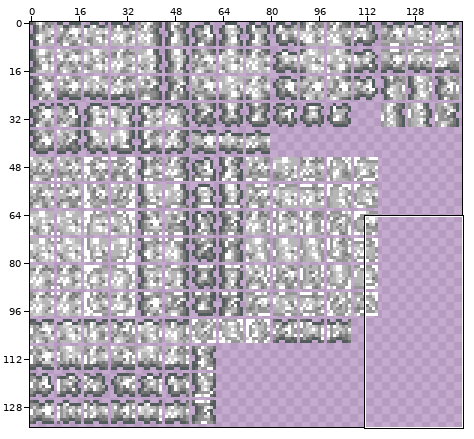
Sprite sheet, stored at Tiles/Riven/Quartz.png. Above, an overview of the earlier version with the close-up marked.
Close-up. Before:
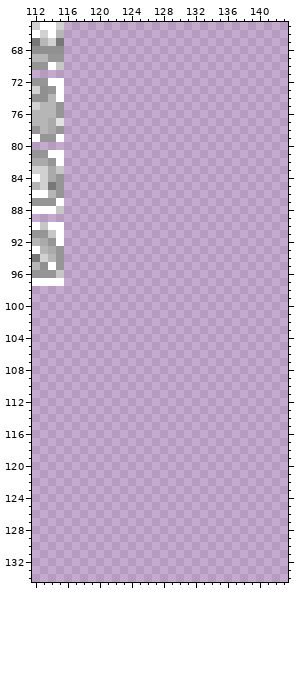
The file is 288x270 pixels, drawn in blocks of 2x2; one block is one cell here. Colours within 5 levels of each other are drawn and written as one. Shown: x 112..143, y 65..134.
And afterwards:
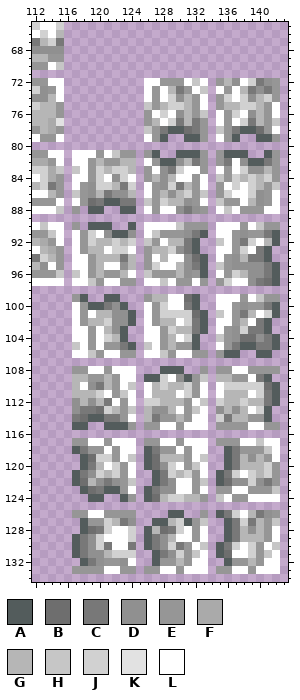
Palette (. is transparent): A #535c5c  B #6e6e6efe  C #787878  D #909090  E #969696  F #aaaaaa  G #b6b6b6  H #c6c6c6  J #d1d1d1  K #e2e2e2  L #ffffff
Change:
y 72: x 126..133 ........ -> LLEEELHL; x 135..142 ........ -> EGDLJCDE
y 73: x 126..133 ........ -> LELGCELH; x 135..142 ........ -> LELGCDCE
y 74: x 126..133 ........ -> LELJDGEL; x 135..142 ........ -> EJLJDGJE
y 75: x 126..133 ........ -> HEGJJGEL; x 135..142 ........ -> EGGJJGEL
y 76: x 126..133 ........ -> ELJLDGEH; x 135..142 ........ -> LEJLDGEL
y 77: x 126..133 ........ -> EGLJCGCE; x 135..142 ........ -> LELJCGEH
y 78: x 126..133 ........ -> HECAABCE; x 135..142 ........ -> HECAABEL
y 79: x 126..128 ... -> LEA; x 131..133 ... -> AAE; x 135..137 ... -> LEA; x 140..142 ... -> AAE
y 81: x 117..124 ........ -> LLLELHEE; x 126..127 .. -> EA; x 130..133 .... -> AAAE; x 135..138 .... -> EAAA; x 141..142 .. -> AE
y 82: x 117..124 ........ -> LLEGEEGG; x 126..133 ........ -> LEAADGCE; x 135..142 ........ -> ECLDAACE
y 83: x 117..124 ........ -> HLEJGJJG; x 126..133 ........ -> ELDCJLLE; x 135..142 ........ -> LELJDDGE
y 84: x 117..124 ........ -> LLEJLDJL; x 126..133 ........ -> EGDGLLEL; x 135..142 ........ -> HEJGJGJE
y 85: x 117..124 ........ -> LEDJJGCJ; x 126..133 ........ -> LEDJCGEL; x 135..142 ........ -> ELJLJGEH
y 86: x 117..124 ........ -> HEDGCDDG; x 126..133 ........ -> LEGDGJEH; x 135..142 ........ -> EJLLJDEL
y 87: x 117..124 ........ -> LEBCAACC; x 126..133 ........ -> HEJGGDEL; x 135..142 ........ -> HEELGDEL
y 88: x 117 . -> E; x 119..120 .. -> AA; x 123..124 .. -> AA; x 126..133 ........ -> LELLDCDE; x 135..142 ........ -> LHLEEELL
y 90: x 117 . -> E; x 119..121 ... -> AAA; x 124 . -> A; x 126..133 ........ -> LLLLHEEE; x 135..142 ........ -> LLLELHEE
y 91: x 117..124 ........ -> LEJLDAAD; x 126..133 ........ -> LHEEEDCA; x 135..142 ........ -> LLEDEECA
y 92: x 117..124 ........ -> LEJGGJGJ; x 126..132 ....... -> HELGGCA; x 135..142 ........ -> HLECJLGA
y 93: x 117..124 ........ -> LEGGLJJL; x 126..132 ....... -> EGGJDCA; x 135..141 ....... -> LLEJLCA
y 94: x 117..124 ........ -> LLEGGGCG; x 126..133 ........ -> ELGLLDBA; x 135..141 ....... -> LEDGCCA
y 95: x 117..124 ........ -> LLEGLLDG; x 126..133 ........ -> EJLLGDCA; x 135..142 ........ -> HEDDDDCA
y 96: x 117..124 ........ -> HLEGEEGL; x 126..133 ........ -> HEEEGDEA; x 135..142 ........ -> LEJGDDCA
y 97: x 117..124 ........ -> LLHELLEE; x 126..133 ........ -> LLHLEELE; x 135..142 ........ -> EJLLDCBA
y 99: x 117..118 .. -> EA; x 121..122 .. -> AA; x 126..132 ....... -> EGGLLBA; x 135..142 ........ -> LLLELHEE
y 100: x 117..123 ....... -> LEAACDA; x 126..132 ....... -> LEJLLCA; x 135..142 ........ -> LLEDEECA
y 101: x 117..124 ........ -> LELGGDDA; x 126..133 ........ -> LEJJJJBA; x 135..142 ........ -> HLECGLJA
y 102: x 117..124 ........ -> LEGGJDDA; x 126..133 ........ -> LEGGLJCA; x 135..141 ....... -> LLEGLCA
y 103: x 117..123 ....... -> LLELGDA; x 126..133 ........ -> LLEJGGCA; x 135..141 ....... -> LEDJCCA
y 104: x 117..123 ....... -> LLELJGA; x 126..132 ....... -> LLEGLJA; x 135..142 ........ -> HEDBBDCA
y 105: x 117..124 ........ -> HLELEECA; x 126..132 ....... -> HLEGEEA; x 135..142 ........ -> LECAACCA
y 106: x 117..124 ........ -> LLHELLEE; x 126..133 ........ -> LLHELLEE; x 135..137 ... -> EAA; x 140..141 .. -> AA
y 108: x 117..124 ........ -> EELLELLL; x 128..130 ... -> AAA; x 133 . -> E; x 135..142 ........ -> EELLEEEE
y 109: x 117..124 ........ -> GGEEGELL; x 126..133 ........ -> AAJLDAEH; x 135..141 ....... -> GGEELCA
y 110: x 117..124 ........ -> GLDCGELH; x 126..133 ........ -> LGJGGJEL; x 135..142 ........ -> LJJJJJBA
y 111: x 117..124 ........ -> GGGJLEHL; x 126..133 ........ -> LGGGLJEL; x 135..142 ........ -> LGGGLJCA
y 112: x 117..124 ........ -> DGDGCLEL; x 126..133 ........ -> JJGGGELH; x 135..142 ........ -> JGGJGGCA
y 113: x 117..124 ........ -> DCCBJGEH; x 126..133 ........ -> GDDGLEHL; x 135..141 ....... -> DGDGLJA
y 114: x 117..124 ........ -> CBAACCEL; x 126..133 ........ -> GCEEGELL; x 135..141 ....... -> JCGGEEA
y 115: x 117..118 .. -> AA; x 121..124 .... -> AAAE; x 126..133 ........ -> EELLELLL; x 135..142 ........ -> EEEELLEE
y 117: x 117..124 ........ -> EELLELLL; x 126..133 ........ -> EELLELLL; x 135..142 ........ -> EEELLHLL
y 118: x 117..124 ........ -> ACEELELL; x 126..133 ........ -> ACEELELL; x 136..142 ....... -> ACEEEHL
y 119: x 118..124 ....... -> ABJJELH; x 126..133 ........ -> ABGGGELH; x 136..142 ....... -> ACGDGEL
y 120: x 118..124 ....... -> ACGLJEL; x 126..133 ........ -> ABDJLEHL; x 136..142 ....... -> ACGGGJE
y 121: x 117..124 ........ -> ACDJGJEL; x 127..133 ....... -> ACJGJEL; x 135..142 ........ -> ACJLJGJE
y 122: x 117..124 ........ -> ABGDCDEH; x 127..133 ....... -> ACDLLEH; x 135..142 ........ -> ABDDJDCE
y 123: x 118..124 ....... -> ABCAAEL; x 126..133 ........ -> ACDDLLEL; x 135..142 ........ -> EELLEEEH
y 124: x 119..120 .. -> AA; x 123..124 .. -> AE; x 126..133 ........ -> ABGJJGGE; x 135..142 ........ -> HLEELLLL
y 126: x 117..124 ........ -> EELLEEEE; x 129..130 .. -> AA; x 133 . -> E; x 135..142 ........ -> ACJLGCDE
y 127: x 118..124 ....... -> AEEJGCD; x 127..133 ....... -> AAGJAEH; x 136..142 ....... -> ACJCGEH
y 128: x 118..124 ....... -> ABCJLLJ; x 126..133 ........ -> AGBCJLEL; x 136..142 ....... -> ACGDGEL
y 129: x 117..124 ........ -> ACDJLLLJ; x 126..133 ........ -> ACDGLLEL; x 136..142 ....... -> ACGGGEL
y 130: x 117..124 ........ -> ACDJCLLC; x 126..133 ........ -> ACDJCELH; x 135..142 ........ -> ACJLJELH
y 131: x 117..124 ........ -> ACDDGJJJ; x 127..133 ....... -> ACDJEHL; x 135..142 ........ -> ABLLJEHL
y 132: x 118..124 ....... -> ACDEEDL; x 127..133 ....... -> AEEGELL; x 136..142 ....... -> AEEGELL
y 133: x 117..124 ........ -> EEEELLEE; x 126..133 ........ -> EELLELLL; x 135..142 ........ -> EELLELLL
Boxes around the changes in both close-ups, in picture pixels (x1, y1, x2, y2):
added: (72, 78, 280, 574)
